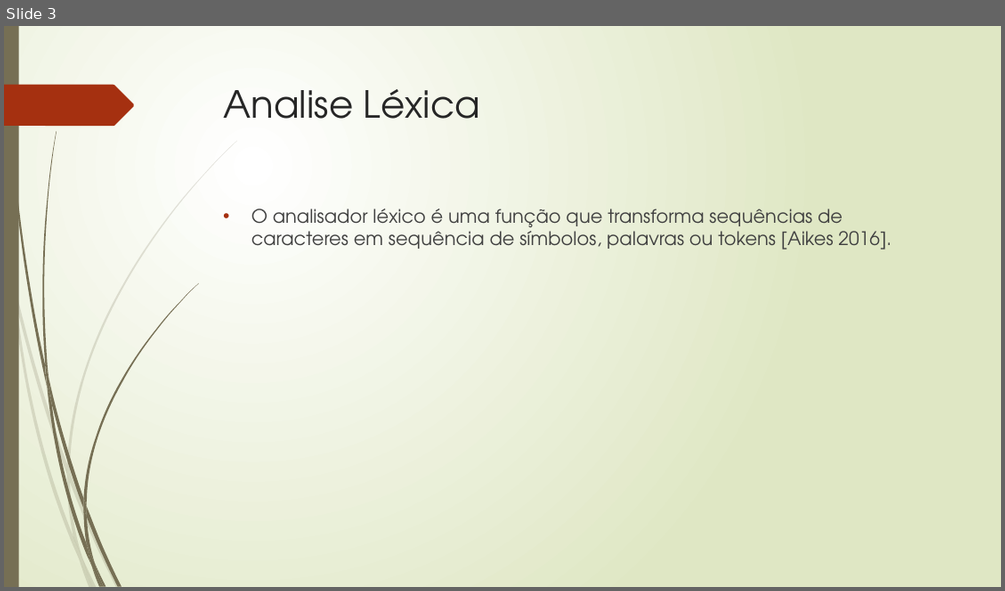
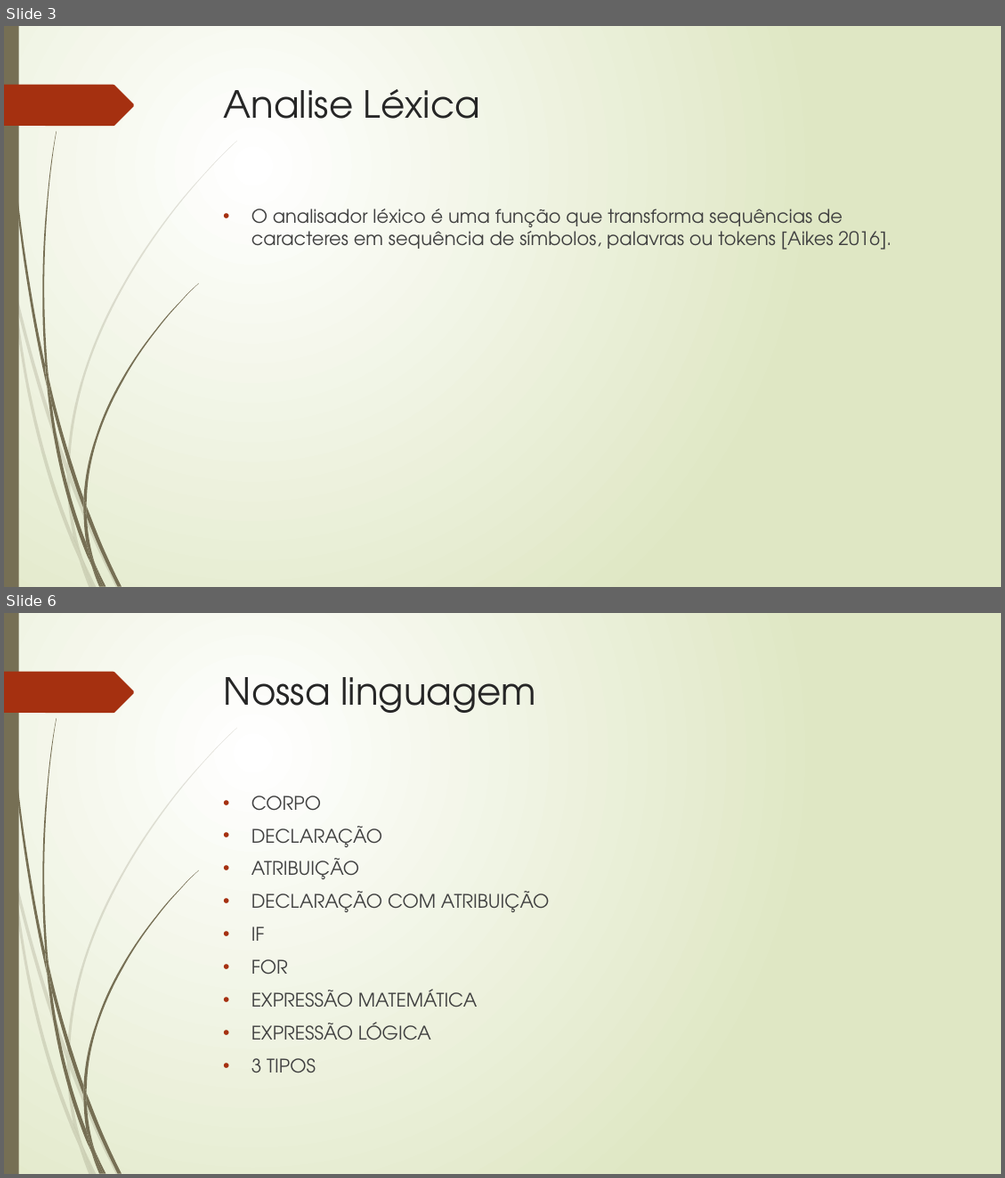
Before and after one commit to pablokintopp/Master-Killer-Compiler, a slide deck: Compilador da Linguagem Master-Killer.pptx. Shown one above the other, each under a label of ours: slide 3 before the commit, slides 3 and 6 after it; the slides between them are not shown. The pictures are 1005x591 and 1005x1178 pixels, drawn with LibreOffice and Linux fonts; fonts in the diff are those of the drawing. Boxes give left, top, right and bottom in pixels: in the first picture for what was removed or moved away, otherwise in the second. Text is boxed around its words. In the diff, an @@ line names an element or a change of style, - is before the commit and + after.

```diff
--- a/Compilador da Linguagem Master-Killer.pptx
+++ b/Compilador da Linguagem Master-Killer.pptx
@@ slide 6 added at (x1=4, y1=613, x2=1001, y2=1174), background gradient #FFFFFF to #DFE8C4; not listed: 24 template elements that a slide beside it also shows @@
@@ title added at (x1=224, y1=677, x2=536, y2=713), 36 pt, text #262626 @@
+Nossa linguagem
@@ text added at (x1=251, y1=795, x2=549, y2=1073), 18 pt, text #404040 @@
+• CORPO
+• DECLARAÇÃO
+• ATRIBUIÇÃO
+• DECLARAÇÃO COM ATRIBUIÇÃO
+• IF
+• FOR
+• EXPRESSÃO MATEMÁTICA
+• EXPRESSÃO LÓGICA
+• 3 TIPOS
```
Also in this commit, not shown: 4 other slides added, 9 other files.
